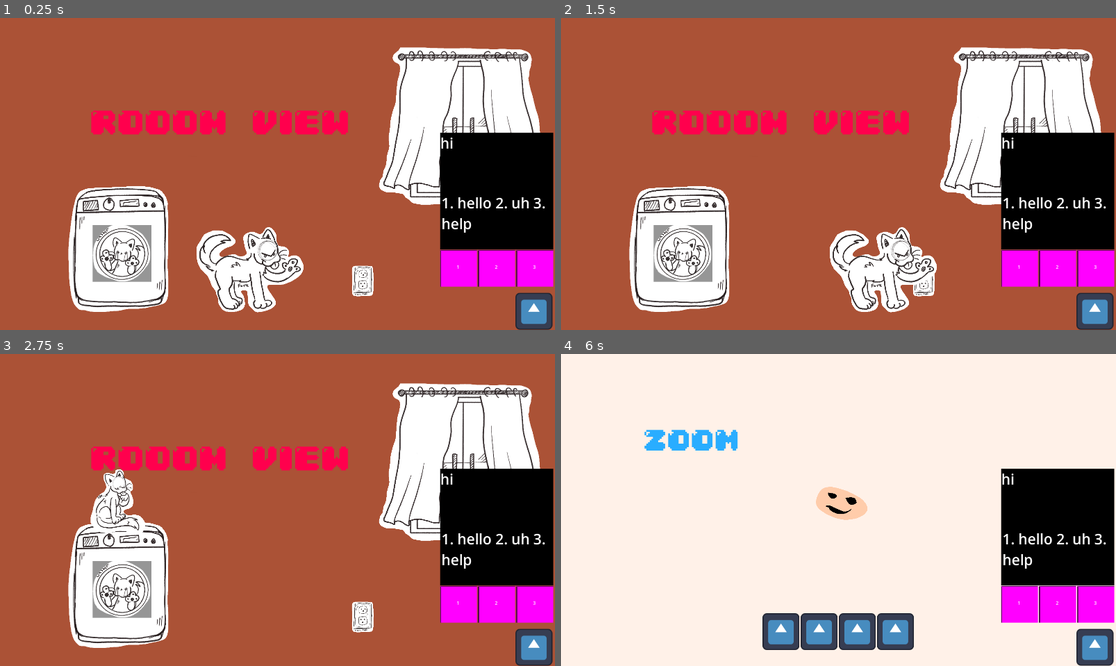
Above: before the commit, frames 1-4 (two rows, left to right).
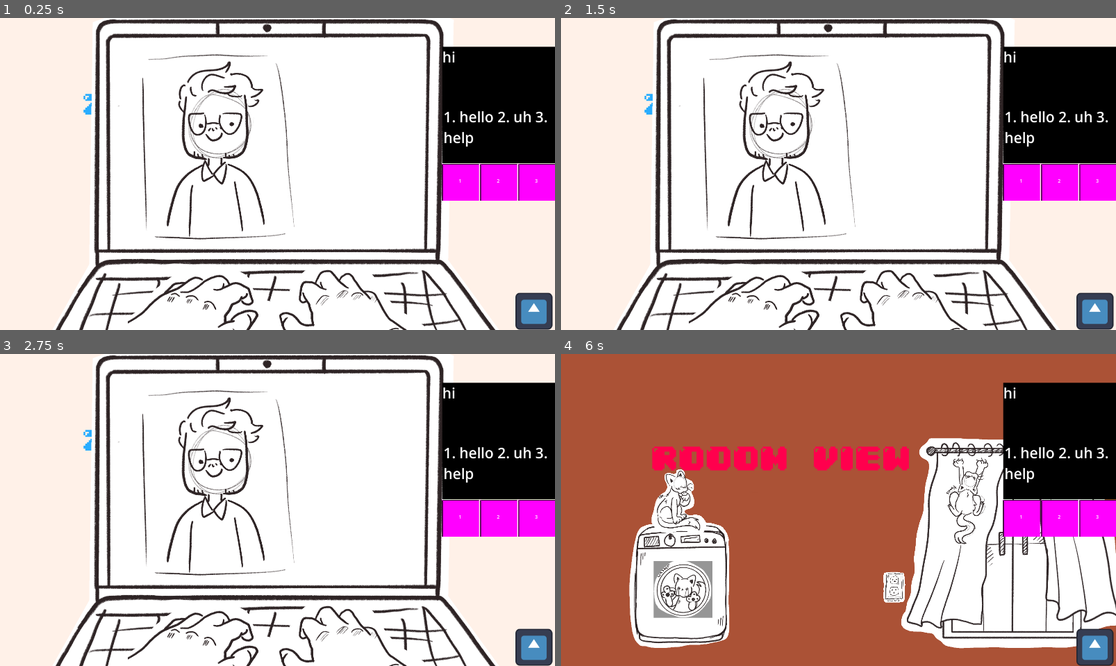
Above: after the commit, the same moments.

Repository: LukeDul/zoom
Game: Godot game, scene res://main.tscn
Two runs of this game, one before a commit and one after it. Both use one fixed random seed, a clock stepped at 60 frames per second and the inputs below. The engine's default icon, where the game draws it, is replaced by a stand-in: a white triangle on a blue panel in a dark square.
Inputs (mouse positions are in pixels of both pictures, inside the frame that each line leads up to):
- Up to frame 1 (0.25 s): no input
- Up to frame 2 (1.5 s): click "1" at 0.5 s; click (1021, 127) at 1.27 s
- Up to frame 3 (2.75 s): click (366, 609) at 2.02 s
- Up to frame 4 (6 s): click (821, 631) at 2.75 s; click (855, 631) at 3.5 s; click (894, 631) at 4.25 s; click (683, 559) at 5.02 s; click (1093, 647) at 5.75 s

The runs differ from the first frame. In frame 1, 88% of the frame differs, in the area x 0-100%, y 0-100%; in frame 2, 88%; in frame 3, 89%; in frame 4, 82%.

Commit message:
animssss

Diff:
--- /dev/null
+++ b/Global.tscn
@@ -0,0 +1,8 @@
+[gd_scene load_steps=2 format=3 uid="uid://c4g07w16dj1ht"]
+
+[ext_resource type="Script" uid="uid://d15aa55msvmaf" path="res://global.gd" id="1_4mbhf"]
+
+[node name="Global" type="Node2D"]
+script = ExtResource("1_4mbhf")
+
+[node name="AudioStreamPlayer" type="AudioStreamPlayer" parent="."]
--- /dev/null
+++ b/global.gd
@@ -0,0 +1,26 @@
+extends Node2D
+
+## HIHI
+@onready var player: AudioStreamPlayer = $AudioStreamPlayer
+
+const SFX: Dictionary[String, AudioStream] = {
+	"grump": preload("res://sfx/Grump.ogg"),
+	"happy": preload("res://sfx/Happy.ogg"),
+	"cough": preload("res://sfx/clearing.ogg"),
+	"tear": preload("res://sfx/Tear.ogg"),
+	"thump": preload("res://sfx/Washing.ogg"),
+	"hehe": preload("res://sfx/Hehehe.ogg"),
+}
+
+func play(name: String)->void:
+	player.stream = SFX[name]
+	player.play()
+
+# Called when the node enters the scene tree for the first time.
+func _ready() -> void:
+	pass # Replace with function body.
+
+
+# Called every frame. 'delta' is the elapsed time since the previous frame.
+func _process(delta: float) -> void:
+	pass
--- a/main.gd
+++ b/main.gd
@@ -1,8 +1,10 @@
 extends Node2D
+
 
 @onready var turn_around = $TurnAround
 @onready var room_view: Node2D = $RoomView
 @onready var dialog_bubble: DialogBubble = $Dialog
+@onready var sfx: AudioStreamPlayer = $AudioStreamPlayer
 
 enum CatStates {IDLE, CURTAINS, WASHING_MACHINE, OUTLET}
 
@@ -53,14 +55,11 @@
 	print("option 3")
 	pass # Replace with function body.
 
-
 func _on_leave_call_button_down() -> void:
 	print("left call")
-
 
 func _on_camera_button_button_down() -> void:
 	print("disabled/enabled camera")
 
-
 func _on_share_screen_button_down() -> void:
 	print("shared screen")
--- a/main.tscn
+++ b/main.tscn
@@ -1,30 +1,104 @@
-[gd_scene load_steps=19 format=3 uid="uid://dvirkprp27esk"]
+[gd_scene load_steps=33 format=3 uid="uid://dvirkprp27esk"]
 
 [ext_resource type="Script" uid="uid://c51w6fej3xoj8" path="res://main.gd" id="1_1bvp3"]
 [ext_resource type="Texture2D" uid="uid://cbr35jw1ini0n" path="res://Assets/computer/background.png" id="1_ig7tw"]
 [ext_resource type="Texture2D" uid="uid://byliescwogrja" path="res://icon.svg" id="2_0xm2m"]
 [ext_resource type="Texture2D" uid="uid://c3tt5mmmcmuht" path="res://Assets/room/background.png" id="3_h2yge"]
 [ext_resource type="Script" uid="uid://cyfr87o7pl1ka" path="res://room_view.gd" id="4_4c57u"]
-[ext_resource type="Texture2D" uid="uid://bhuq4pdlsuklu" path="res://Assets/computer/face.png" id="4_dg77c"]
 [ext_resource type="Script" uid="uid://dsrh1ibw1vpv1" path="res://dialog.gd" id="5_lquwl"]
-[ext_resource type="Texture2D" uid="uid://dxamph3nk3xbi" path="res://backgroundobjects/IMG_8161.png" id="7_vivmo"]
+[ext_resource type="Texture2D" uid="uid://cuvlv6qbcnfwn" path="res://Assets/computer/Computer.png" id="5_yaehf"]
+[ext_resource type="Texture2D" uid="uid://mcfhjpxif063" path="res://Assets/computer/Hands.png" id="6_074og"]
+[ext_resource type="Texture2D" uid="uid://2woeniy1js70" path="res://Assets/computer/hochberg/Happy.png" id="6_cegan"]
+[ext_resource type="Texture2D" uid="uid://dx7klt3nw3i4i" path="res://Assets/computer/hochberg/Grump.png" id="7_82xsv"]
+[ext_resource type="Texture2D" uid="uid://dxamph3nk3xbi" path="res://Assets/room/backgroundobjects/machine_background.png" id="7_vivmo"]
 [ext_resource type="Texture2D" uid="uid://b2wt1ttugf3il" path="res://Assets/room/door.png" id="8_efxa6"]
+[ext_resource type="Texture2D" uid="uid://bv0vekf0f2m61" path="res://Assets/computer/hochberg/Turn.png" id="8_getpj"]
 [ext_resource type="Texture2D" uid="uid://bbd4t6wx1gvja" path="res://cat/spinny.png" id="8_ycdy4"]
-[ext_resource type="Texture2D" uid="uid://clggldfmvli1w" path="res://backgroundobjects/IMG_8163.png" id="10_2cqfq"]
 [ext_resource type="Texture2D" uid="uid://cjh483xgsqgxj" path="res://cat/scratch.png" id="11_yaehf"]
-[ext_resource type="Texture2D" uid="uid://c1o0jy8f2g2fx" path="res://backgroundobjects/IMG_8159.png" id="12_vivmo"]
 [ext_resource type="Texture2D" uid="uid://bbvcsp3i2vd13" path="res://cat/poke.png" id="13_2cqfq"]
 [ext_resource type="Texture2D" uid="uid://dl6wekmg5p32" path="res://cat/idle.png" id="13_w48qg"]
-
-[sub_resource type="AtlasTexture" id="AtlasTexture_ycdy4"]
-atlas = ExtResource("4_dg77c")
-region = Rect2(0, 0, 256, 256)
+[ext_resource type="Texture2D" uid="uid://clggldfmvli1w" path="res://assets/room/backgroundobjects/window.png" id="14_getpj"]
+[ext_resource type="Texture2D" uid="uid://dy1gf2f44hefg" path="res://assets/room/backgroundobjects/torn_window.png" id="15_ryguw"]
+[ext_resource type="Texture2D" uid="uid://b6s7qf28y4tyb" path="res://assets/room/backgroundobjects/burnt_outlet.png" id="17_82xsv"]
+[ext_resource type="Texture2D" uid="uid://c1o0jy8f2g2fx" path="res://assets/room/backgroundobjects/outlet.png" id="18_getpj"]
+
+[sub_resource type="AtlasTexture" id="AtlasTexture_ryguw"]
+atlas = ExtResource("6_cegan")
+region = Rect2(0, 0, 2048, 2048)
+
+[sub_resource type="AtlasTexture" id="AtlasTexture_d13ii"]
+atlas = ExtResource("7_82xsv")
+region = Rect2(0, 0, 2048, 2048)
+
+[sub_resource type="AtlasTexture" id="AtlasTexture_1u8w0"]
+atlas = ExtResource("8_getpj")
+region = Rect2(0, 0, 2048, 2048)
 
 [sub_resource type="SpriteFrames" id="SpriteFrames_w48qg"]
 animations = [{
 "frames": [{
 "duration": 1.0,
-"texture": SubResource("AtlasTexture_ycdy4")
+"texture": SubResource("AtlasTexture_ryguw")
+}, {
+"duration": 1.0,
+"texture": SubResource("AtlasTexture_d13ii")
+}, {
+"duration": 1.0,
+"texture": SubResource("AtlasTexture_1u8w0")
+}],
+"loop": true,
+"name": &"default",
+"speed": 5.0
+}]
+
+[sub_resource type="AtlasTexture" id="AtlasTexture_a6jrf"]
+atlas = ExtResource("14_getpj")
+region = Rect2(0, 0, 2048, 2048)
+
+[sub_resource type="AtlasTexture" id="AtlasTexture_xuqvo"]
+atlas = ExtResource("15_ryguw")
+region = Rect2(0, 0, 2048, 2048)
+
+[sub_resource type="SpriteFrames" id="SpriteFrames_qsp4k"]
+animations = [{
+"frames": [{
+"duration": 1.0,
+"texture": SubResource("AtlasTexture_a6jrf")
+}],
+"loop": true,
+"name": &"default",
+"speed": 5.0
+}, {
+"frames": [{
+"duration": 1.0,
+"texture": SubResource("AtlasTexture_xuqvo")
+}],
+"loop": true,
+"name": &"torn",
+"speed": 5.0
+}]
+
+[sub_resource type="AtlasTexture" id="AtlasTexture_0odxb"]
+atlas = ExtResource("17_82xsv")
+region = Rect2(0, 0, 2048, 2048)
+
+[sub_resource type="AtlasTexture" id="AtlasTexture_lswn8"]
+atlas = ExtResource("18_getpj")
+region = Rect2(0, 0, 2048, 2048)
+
+[sub_resource type="SpriteFrames" id="SpriteFrames_a6jrf"]
+animations = [{
+"frames": [{
+"duration": 1.0,
+"texture": SubResource("AtlasTexture_0odxb")
+}],
+"loop": true,
+"name": &"burnt",
+"speed": 5.0
+}, {
+"frames": [{
+"duration": 1.0,
+"texture": SubResource("AtlasTexture_lswn8")
 }],
 "loop": true,
 "name": &"default",
@@ -67,10 +141,22 @@
 layout_mode = 2
 texture_normal = ExtResource("2_0xm2m")
 
-[node name="AnimatedSprite2D" type="AnimatedSprite2D" parent="ComputerView"]
+[node name="Computer" type="Sprite2D" parent="ComputerView"]
+position = Vector2(4, 208)
+texture = ExtResource("5_yaehf")
+
+[node name="Hands" type="Sprite2D" parent="ComputerView"]
+position = Vector2(-6, 276)
+scale = Vector2(0.5, 0.5)
+texture = ExtResource("6_074og")
+
+[node name="Hochberg" type="AnimatedSprite2D" parent="ComputerView"]
+position = Vector2(-188, -171)
+scale = Vector2(0.6, 0.6)
 sprite_frames = SubResource("SpriteFrames_w48qg")
 
 [node name="RoomView" type="Node2D" parent="."]
+visible = false
 script = ExtResource("4_4c57u")
 
 [node name="BackgroundSprite" type="Sprite2D" parent="RoomView"]
@@ -115,42 +201,35 @@
 texture_normal = ExtResource("8_efxa6")
 
 [node name="Window" type="Node2D" parent="RoomView"]
-position = Vector2(597, -358)
-
-[node name="TextureButton" type="TextureButton" parent="RoomView/Window"]
-offset_left = -263.0
-offset_top = -109.0
-offset_right = -7.0
-offset_bottom = 403.0
-scale = Vector2(0.3, 0.3)
-texture_normal = ExtResource("10_2cqfq")
+position = Vector2(543, -55)
+
+[node name="AnimatedSprite2D" type="AnimatedSprite2D" parent="RoomView/Window"]
+position = Vector2(60, 178)
+scale = Vector2(0.4, 0.4)
+sprite_frames = SubResource("SpriteFrames_qsp4k")
 
 [node name="WindowCat" type="TextureButton" parent="RoomView/Window"]
-visible = false
-offset_left = -203.0
-offset_top = -120.0
-offset_right = 1845.0
-offset_bottom = 1928.0
+offset_left = -242.0
+offset_top = -222.0
+offset_right = 1806.0
+offset_bottom = 1826.0
 scale = Vector2(0.2, 0.2)
 texture_normal = ExtResource("11_yaehf")
 
 [node name="Outlet" type="Node2D" parent="RoomView"]
 position = Vector2(198, 245)
 
-[node name="OutletButton" type="TextureButton" parent="RoomView/Outlet"]
-offset_right = 40.0
-offset_bottom = 40.0
-scale = Vector2(0.1, 0.1)
-texture_normal = ExtResource("12_vivmo")
-
 [node name="OutletCat" type="TextureButton" parent="RoomView/Outlet"]
-visible = false
 offset_left = -551.0
 offset_top = -274.0
 offset_right = 1497.0
 offset_bottom = 1774.0
 scale = Vector2(0.3, 0.3)
 texture_normal = ExtResource("13_2cqfq")
+
+[node name="OutletSprite" type="AnimatedSprite2D" parent="RoomView/Outlet"]
+scale = Vector2(0.1, 0.1)
+sprite_frames = SubResource("SpriteFrames_a6jrf")
 
 [node name="IdleCat" type="TextureButton" parent="RoomView"]
 offset_left = -713.0
@@ -169,7 +248,7 @@
 
 [node name="Dialog" type="Node2D" parent="."]
 visible = false
-position = Vector2(449, 79)
+position = Vector2(456, -219)
 script = ExtResource("5_lquwl")
 
 [node name="ColorRect" type="ColorRect" parent="Dialog"]
@@ -180,6 +259,7 @@
 color = Color(0, 0, 0, 1)
 
 [node name="Label" type="Label" parent="Dialog/ColorRect"]
+layout_mode = 0
 offset_right = 390.0
 offset_bottom = 240.0
 theme_override_font_sizes/font_size = 50
@@ -188,6 +268,7 @@
 clip_text = true
 
 [node name="Label2" type="Label" parent="Dialog/ColorRect"]
+layout_mode = 0
 offset_left = 4.0
 offset_top = 207.0
 offset_right = 384.0
@@ -208,6 +289,7 @@
 texture_disabled = ExtResource("2_0xm2m")
 
 [node name="Label" type="Label" parent="Dialog/HBoxContainer/TextureButton"]
+layout_mode = 0
 offset_left = 58.0
 offset_top = 48.0
 offset_right = 98.0
@@ -221,6 +303,7 @@
 texture_disabled = ExtResource("2_0xm2m")
 
 [node name="Label" type="Label" parent="Dialog/HBoxContainer/TextureButton2"]
+layout_mode = 0
 offset_left = 58.0
 offset_top = 48.0
 offset_right = 98.0
@@ -234,12 +317,15 @@
 texture_disabled = ExtResource("2_0xm2m")
 
 [node name="Label" type="Label" parent="Dialog/HBoxContainer/TextureButton3"]
+layout_mode = 0
 offset_left = 58.0
 offset_top = 48.0
 offset_right = 98.0
 offset_bottom = 97.0
 text = "3
 "
+
+[node name="AudioStreamPlayer" type="AudioStreamPlayer" parent="."]
 
 [connection signal="button_down" from="ComputerView/HBoxContainer/MuteButton" to="." method="_on_mute_button_button_down"]
 [connection signal="button_down" from="ComputerView/HBoxContainer/LeaveCall" to="." method="_on_leave_call_button_down"]
--- a/project.godot
+++ b/project.godot
@@ -14,6 +14,10 @@
 run/main_scene="uid://dvirkprp27esk"
 config/features=PackedStringArray("4.4", "GL Compatibility")
 config/icon="res://icon.svg"
+
+[autoload]
+
+Global="*res://Global.tscn"
 
 [display]
 
--- a/room_view.gd
+++ b/room_view.gd
@@ -54,6 +54,7 @@
 ## CURTAIN EVENT *********************************************************************************
 func start_curtain_event()->void:
 	print("cat is ripping curtain!! stop him")
+	Global.play("tear")
 	cur_cat = curtain.get_node("WindowCat")
 	cur_cat.visible = true
 	idle_cat.visible = false
@@ -74,6 +75,7 @@
 
 ## OUTLET EVENT *********************************************************************************
 func start_outlet_event()->void:
+	Global.play("hehe")
 	print("cat is about to electricute himself!! stop him")
 	cur_cat = outlet.get_node("OutletCat")
 	cur_cat.visible = true
@@ -85,6 +87,7 @@
 
 func end_outlet_event()->void:
 	if cat_state == CatStates.OUTLET:
+
 		print("cat electricuted himself")
 
 	cat_state = CatStates.IDLE
@@ -97,6 +100,7 @@
 func start_washing_machine_event()->void:
 	print("cat is about to drown himself!! stop him")
 	cur_cat = washing_machine.get_node("Sprite2D")
+	Global.play("thump")
 	cur_cat.visible = true
 	idle_cat.visible = false
 
@@ -106,7 +110,7 @@
 
 func end_washing_machine_event()->void:
 	if cat_state == CatStates.OUTLET:
-		print("cat electricuted himself")
+		print("cat drowned himself")
 
 	cat_state = CatStates.IDLE
 
Binary file added: Assets/computer/Computer.png
Not shown, added: Assets/computer/Computer.png.import
Binary file added: Assets/computer/Hands.png
Not shown, added: Assets/computer/Hands.png.import
Binary file added: Assets/computer/IMG_8172.png
Not shown, changed: Assets/computer/IMG_8172.png.import
Binary file added: Assets/computer/IMG_8175.png
Not shown, added: Assets/computer/IMG_8175.png.import
Binary file added: Assets/computer/IMG_8178.png
Not shown, added: Assets/computer/IMG_8178.png.import
Binary file added: Assets/computer/IMG_8179.png
Not shown, added: Assets/computer/IMG_8179.png.import
(and 43 more such lines)
